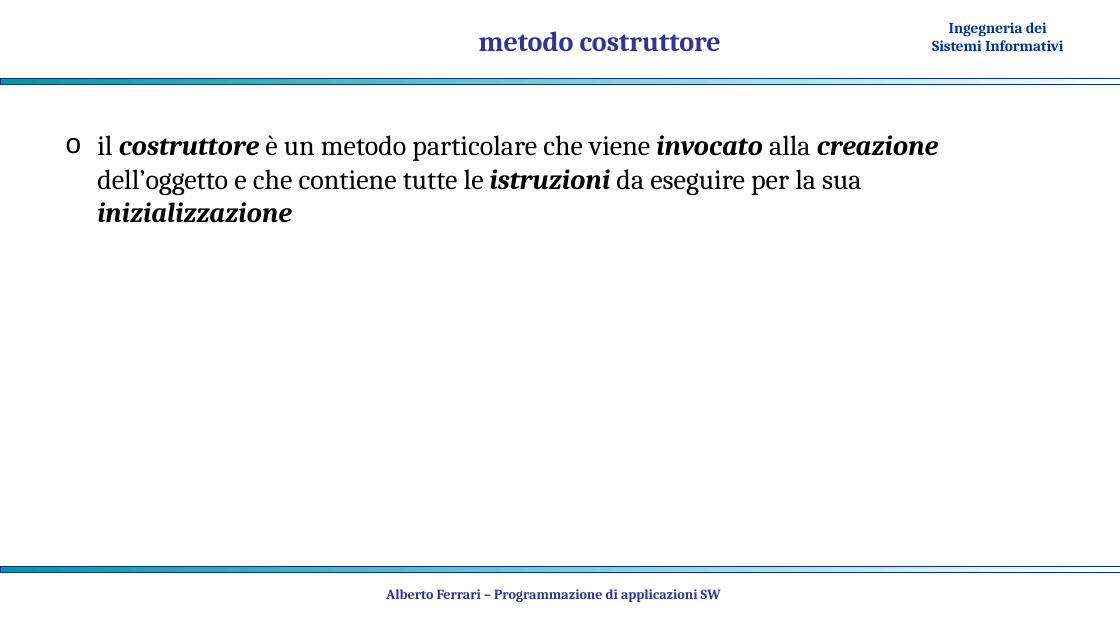
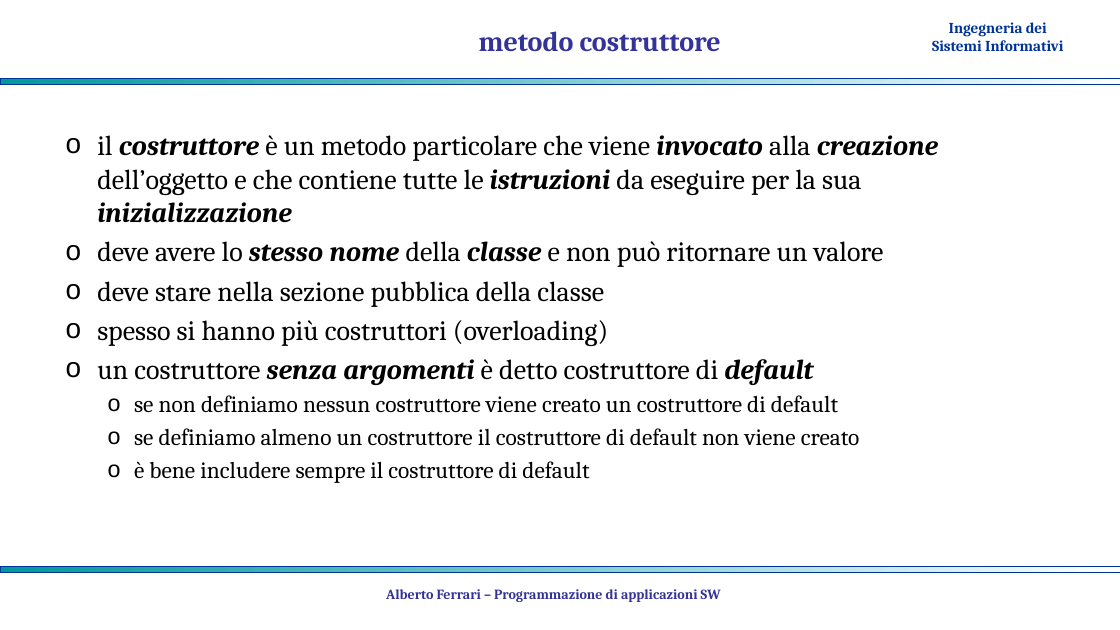
Before and after one commit to albertoferrari/pasw, a slide deck: slide 17 of lezioni/PASW04 - object oriented programming.pptx. Drawn at 1120x630 pixels with LibreOffice and Linux fonts; fonts in the diff are those of the drawing; background and template pictures are left out. Boxes give left, top, right and bottom in pixels: in the first picture for what was removed or moved away, otherwise in the second. Text is boxed around its words. In the diff, an @@ line names an element or a change of style, - is before the commit and + after.

```diff
--- a/lezioni/PASW04 - object oriented programming.pptx
+++ b/lezioni/PASW04 - object oriented programming.pptx
@@ text at box(97, 241, 884, 483): paragraphs added @@
+o deve avere lo stesso nome della classe e non può ritornare un valore
+o deve stare nella sezione pubblica della classe
+o spesso si hanno più costruttori (overloading)
+o un costruttore senza argomenti è detto costruttore di default
+  o se non definiamo nessun costruttore viene creato un costruttore di default
+  o se definiamo almeno un costruttore il costruttore di default non viene creato
+  o è bene includere sempre il costruttore di default
```
Also in this commit, not shown: 5 slides added, 1 other file.
